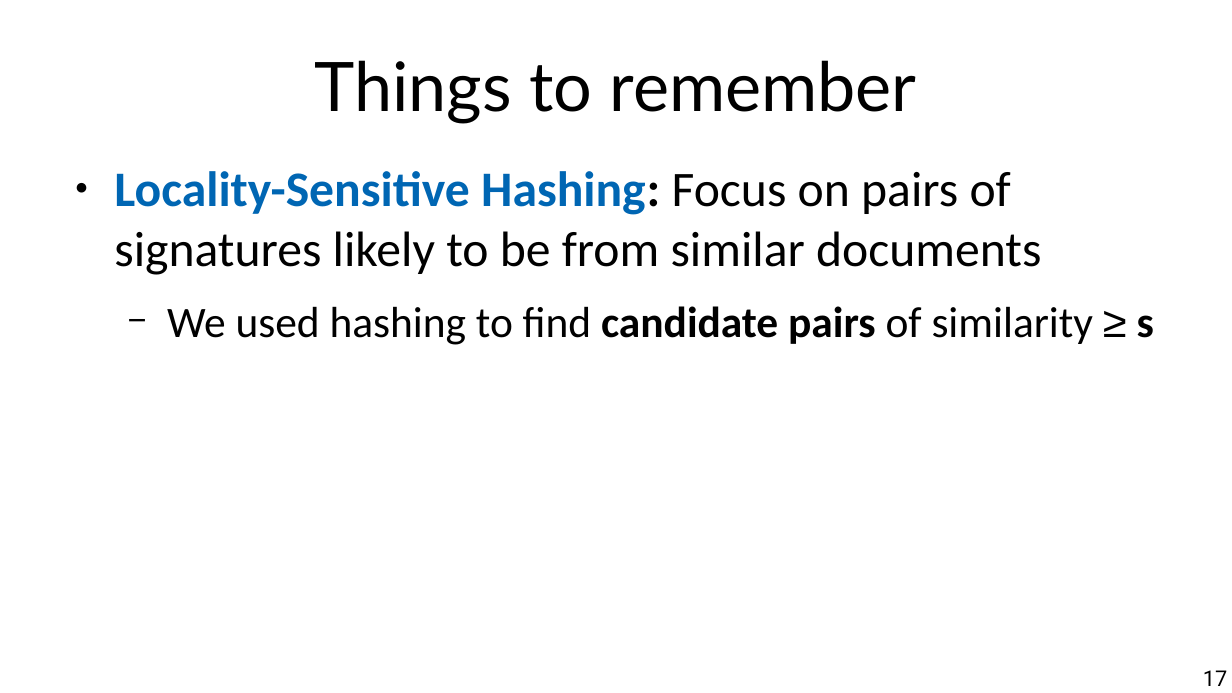
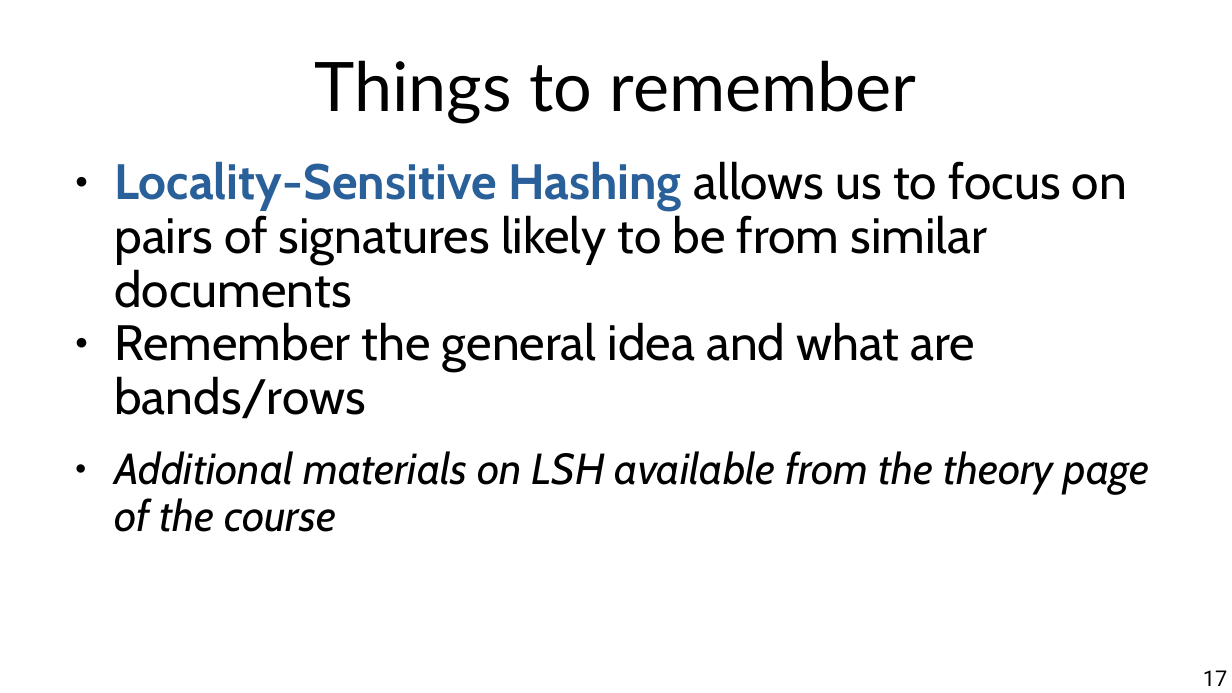
Before and after one commit to marco-calautti/data-mining-course, a slide deck: slide 17 of theory/odp/tt09_locality_sensitive_hashing.odp. Drawn at 1232x693 pixels with LibreOffice and Linux fonts; fonts in the diff are those of the drawing. Boxes give left, top, right and bottom in pixels: in the first picture for what was removed or moved away, otherwise in the second. Text is boxed around its words. In the diff, an @@ line names an element or a change of style, - is before the commit and + after.

```diff
--- a/theory/odp/tt09_locality_sensitive_hashing.odp
+++ b/theory/odp/tt09_locality_sensitive_hashing.odp
@@ text at (114, 161, 1149, 532): text changed; font Calibri to Cabin @@
-● Locality-Sensitive Hashing: Focus on pairs of signatures likely to be from similar documents
-  − We used hashing to find candidate pairs of similarity ≥ s
+● Locality-Sensitive Hashing allows us to focus on pairs of signatures likely to be from similar documents
+● Remember the general idea and what are bands/rows
+● Additional materials on LSH available from the theory page of the course
```
Also in this commit, not shown: 8 other slides changed, 3 other files.
